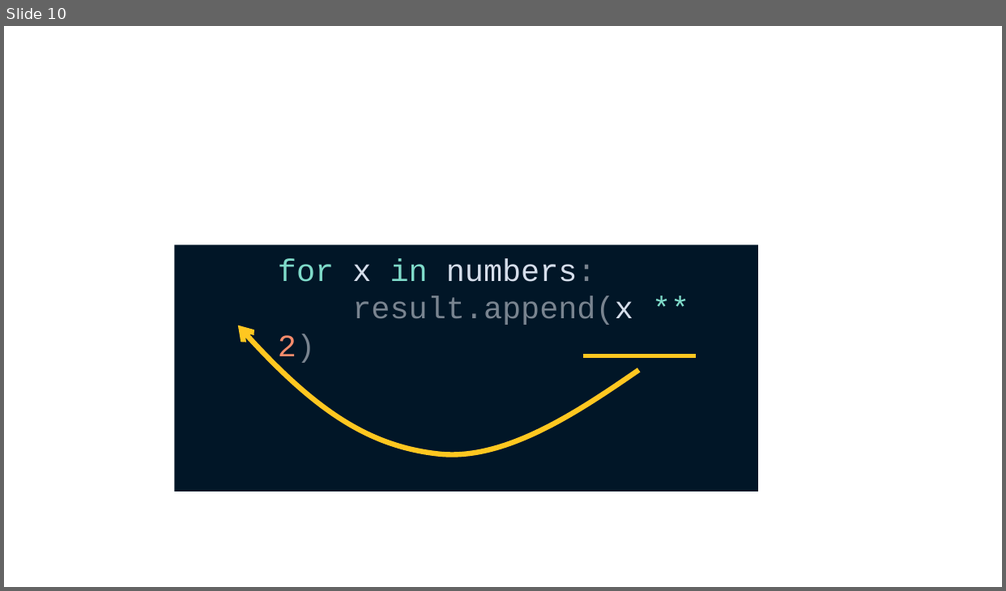
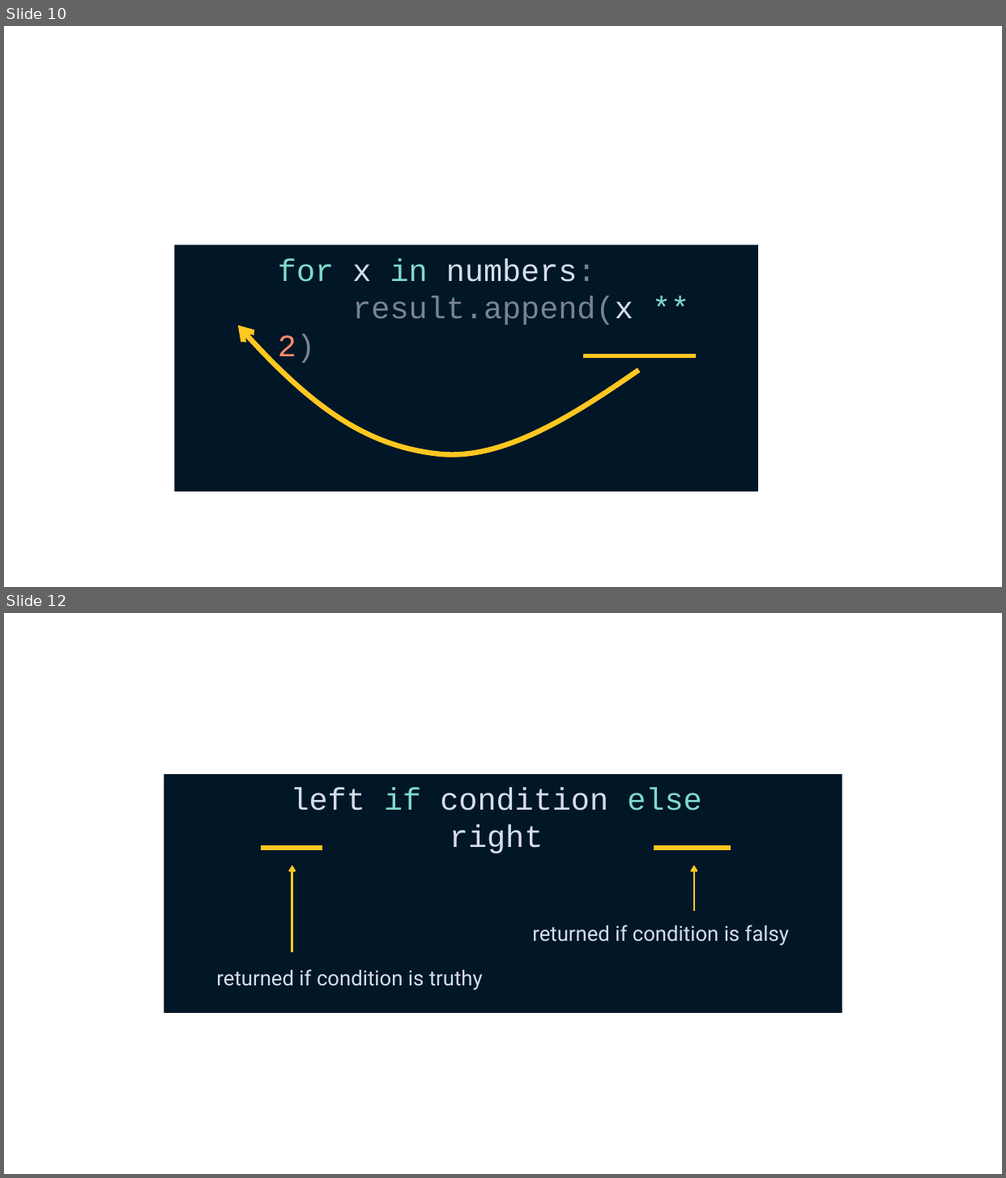
Before and after one commit to Sup2point0/pycobytes, a slide deck: assets/pycobytes.pptx. Shown one above the other, each under a label of ours: slide 10 before the commit, slides 10 and 12 after it; the slides between them are not shown. The pictures are 1006x591 and 1006x1178 pixels, drawn with LibreOffice and Linux fonts; fonts in the diff are those of the drawing. Boxes give left, top, right and bottom in pixels: in the first picture for what was removed or moved away, otherwise in the second. Text is boxed around its words. In the diff, an @@ line names an element or a change of style, - is before the commit and + after.

```diff
--- a/assets/pycobytes.pptx
+++ b/assets/pycobytes.pptx
@@ slide 12 added at [4,613,1002,1174], background #FFFFFF @@
@@ rectangle added at [164,774,842,1013], fill #011627 @@
@@ group added at [216,787,790,990]: 3 texts, 2 arrows, 2 lines @@
+left if condition else right
+returned if condition is truthy
+returned if condition is falsy
```
Also in this commit, not shown: 2 other slides added.
